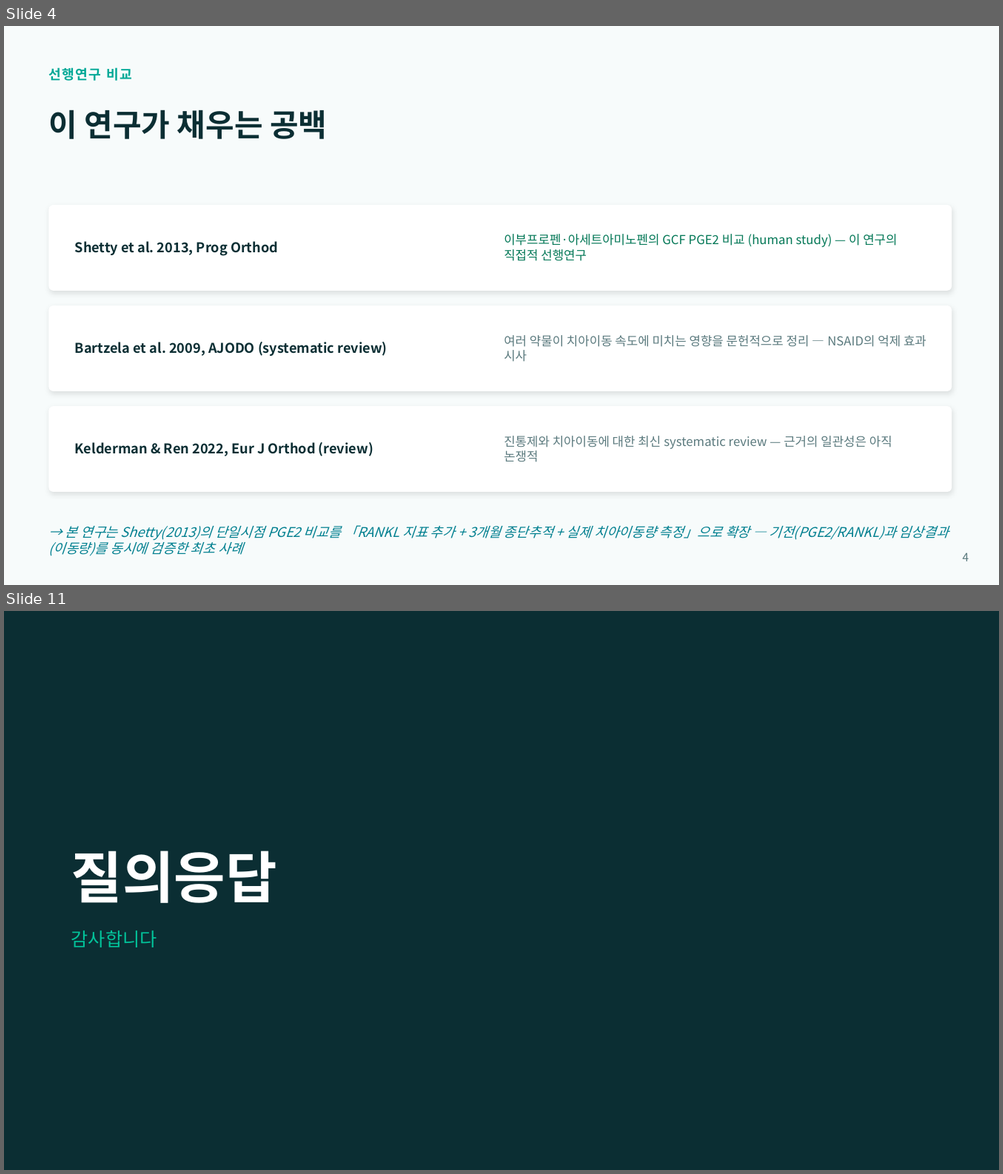
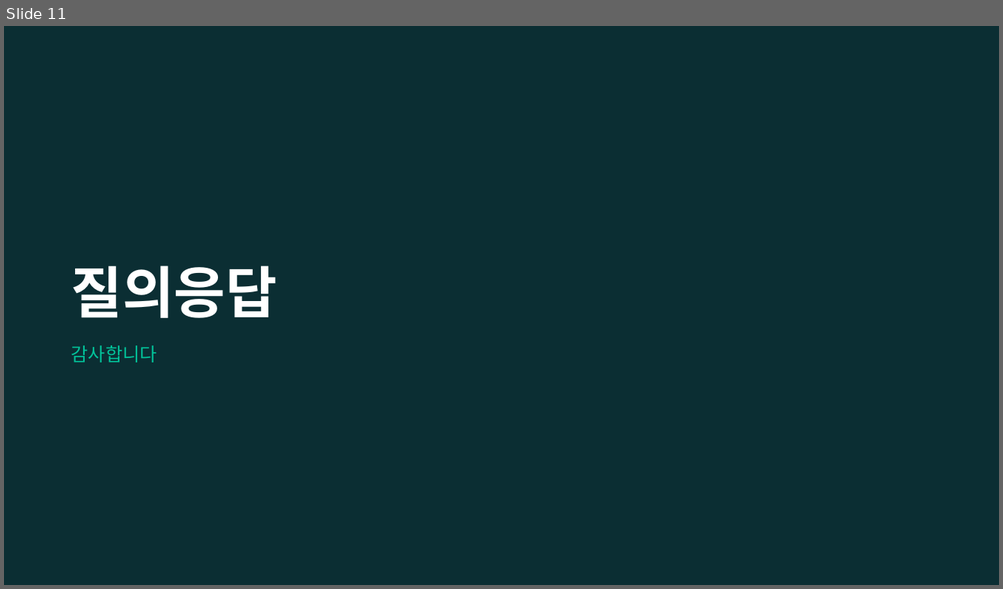
Before and after one commit to yojokem/-, a slide deck: 치과약리학실험2-논문발표/치과약리학실험2_논문발표.pptx. Shown one above the other, each under a label of ours: slides 4 and 11 before the commit, slide 11 after it; the slides between them are not shown. The pictures are 1003x1174 and 1003x589 pixels, drawn with LibreOffice and Linux fonts; fonts in the diff are those of the drawing. Boxes give left, top, right and bottom in pixels: in the first picture for what was removed or moved away, otherwise in the second. Text is boxed around its words. In the diff, an @@ line names an element or a change of style, - is before the commit and + after.

```diff
--- a/치과약리학실험2-논문발표/치과약리학실험2_논문발표.pptx
+++ b/치과약리학실험2-논문발표/치과약리학실험2_논문발표.pptx
@@ slide 4 removed at [4, 26, 999, 585], background #F7FBFB @@
@@ text removed at [48, 67, 132, 81] @@
-선행연구 비교
@@ text removed at [48, 110, 327, 139] @@
-이 연구가 채우는 공백
@@ rounded rectangle removed at [48, 205, 951, 291] @@
@@ text removed at [75, 241, 278, 256] @@
-Shetty et al. 2013, Prog Orthod
@@ text removed at [504, 234, 896, 261] @@
-이부프로펜·아세트아미노펜의 GCF PGE2 비교 (human study) — 이 연구의 직접적 선행연구
@@ rounded rectangle removed at [48, 306, 951, 392] @@
@@ text removed at [504, 335, 926, 362] @@
-여러 약물이 치아이동 속도에 미치는 영향을 문헌적으로 정리 — NSAID의 억제 효과 시사
@@ text removed at [75, 342, 387, 356] @@
-Bartzela et al. 2009, AJODO (systematic review)
@@ rounded rectangle removed at [48, 406, 951, 492] @@
@@ text removed at [75, 443, 373, 457] @@
-Kelderman & Ren 2022, Eur J Orthod (review)
@@ text removed at [504, 436, 892, 463] @@
-진통제와 치아이동에 대한 최신 systematic review — 근거의 일관성은 아직 논쟁적
@@ text removed at [48, 526, 948, 557] @@
-→ 본 연구는 Shetty(2013)의 단일시점 PGE2 비교를 「RANKL 지표 추가 + 3개월 종단추적 + 실제 치아이동량 측정」으로 확장 — 기전(PGE2/RANKL)과 임상결과(이동량)를 동시에 검증한 최초 사례
@@ text removed at [962, 553, 969, 562] @@
-4
```
Also in this commit, not shown: 5 slides changed, 5 slides added, 4 other slides removed, 1 other file.
